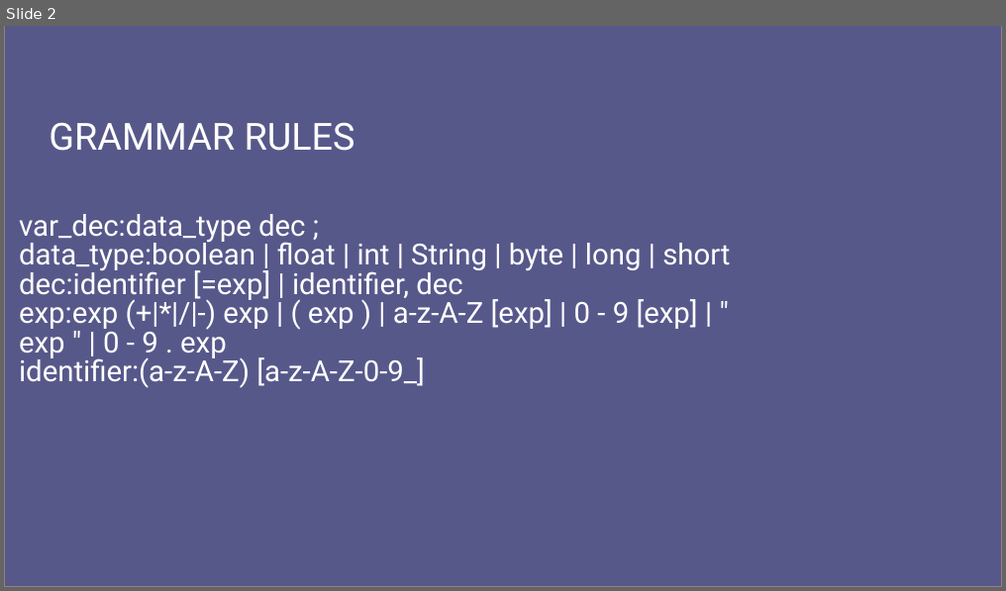
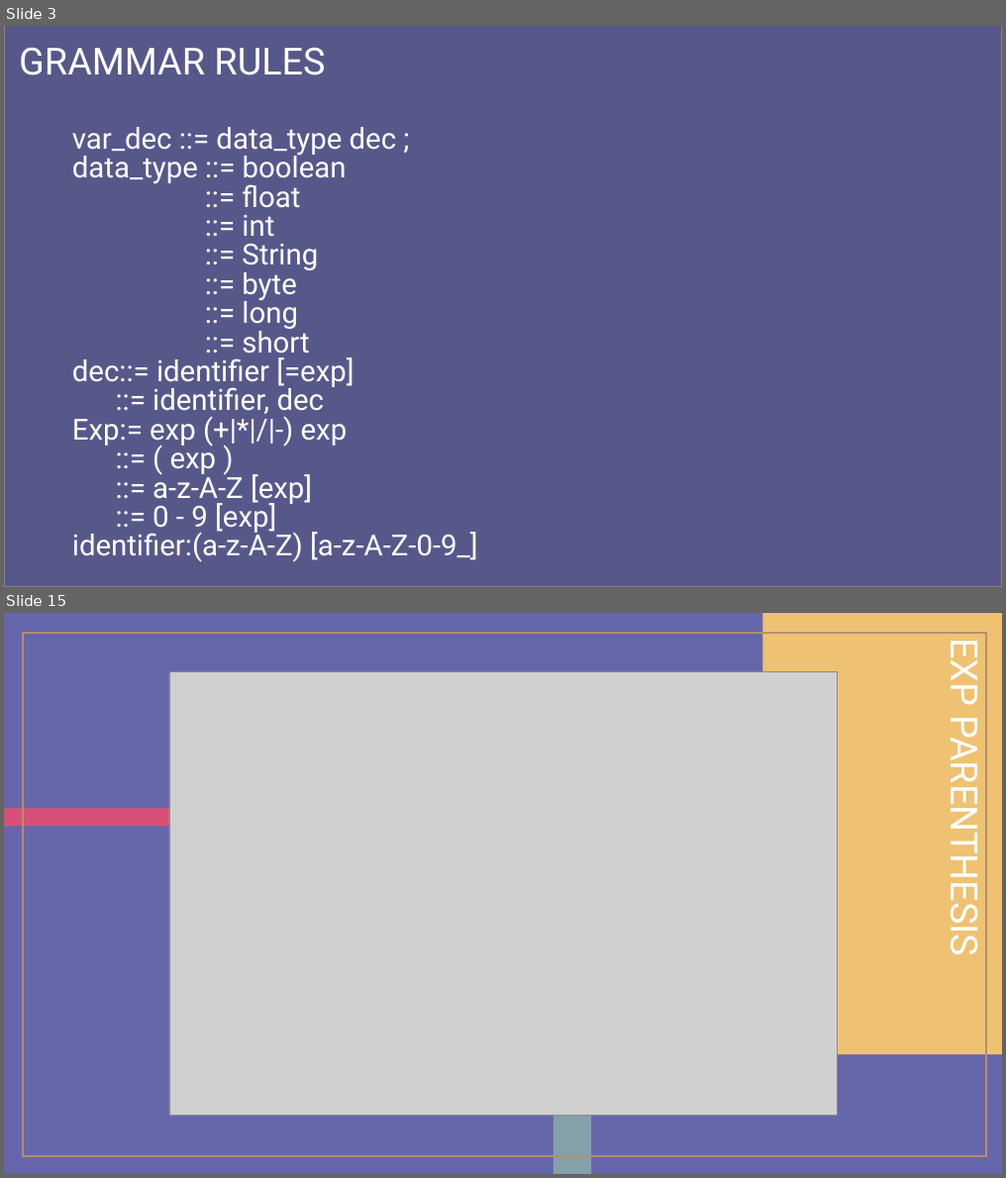
Before and after one commit to cristoph143/Programming-Languages, a slide deck: Programming Project.pptx. Shown one above the other, each under a label of ours: slide 2 before the commit, slides 3 and 15 after it; the slides between them are not shown. The pictures are 1006x591 and 1006x1178 pixels, drawn with LibreOffice and Linux fonts; fonts in the diff are those of the drawing; grey boxes stand for pictures; background and template pictures are left out; a plain dark background stands for a picture behind light text. Boxes give left, top, right and bottom in pixels: in the first picture for what was removed or moved away, otherwise in the second. Text is boxed around its words. In the diff, an @@ line names an element or a change of style, - is before the commit and + after.

```diff
--- a/Programming Project.pptx
+++ b/Programming Project.pptx
@@ slide 15 added at box(4, 613, 1002, 1174), background #6667AB @@
@@ rectangle added at box(23, 633, 987, 1157), outline #B38F6A 2 pt @@
@@ rectangle added at box(763, 613, 1002, 1055), fill #EEC272 @@
@@ title added at box(941, 645, 990, 949), 36 pt, text #FFFFFF @@
+EXP PARENTHESIS
@@ picture added at box(169, 672, 838, 1115) @@
@@ rectangle added at box(553, 749, 591, 1174), fill #85A0A9 @@
@@ rectangle added at box(4, 808, 450, 827), fill #D75078 @@
@@ what was slide 2 is now slide 3 @@
@@ slide 3 changed as well @@
@@ title "GRAMMAR RULES": place and size @@
-title "GRAMMAR RULES" at box(49, 123, 355, 151)
+title "GRAMMAR RULES" at box(19, 48, 325, 76)
@@ text "var_dec ::= data_type dec ;": place and size @@
-text "var_dec ::= data_type dec ;" at box(19, 214, 730, 388)
+text "var_dec ::= data_type dec ;" at box(72, 127, 478, 563)
@@ text at box(72, 127, 396, 535): text changed @@
-var_dec:data_type dec ;
-data_type:boolean | float | int | String | byte | long | short
-dec:identifier [=exp] | identifier, dec
-exp:exp (+|*|/|-) exp | ( exp ) | a-z-A-Z [exp] | 0 - 9 [exp] | " exp " | 0 - 9 . exp
+var_dec ::= data_type dec ;
+data_type ::= boolean
+::= float
+::= int
+::= String
+::= byte
+::= long
+::= short
+dec::= identifier [=exp]
+::= identifier, dec
+Exp:= exp (+|*|/|-) exp
+::= ( exp )
+::= a-z-A-Z [exp]
+::= 0 - 9 [exp]
```
Also in this commit, not shown: 17 other slides added, 2 slides removed, 1 other file.
